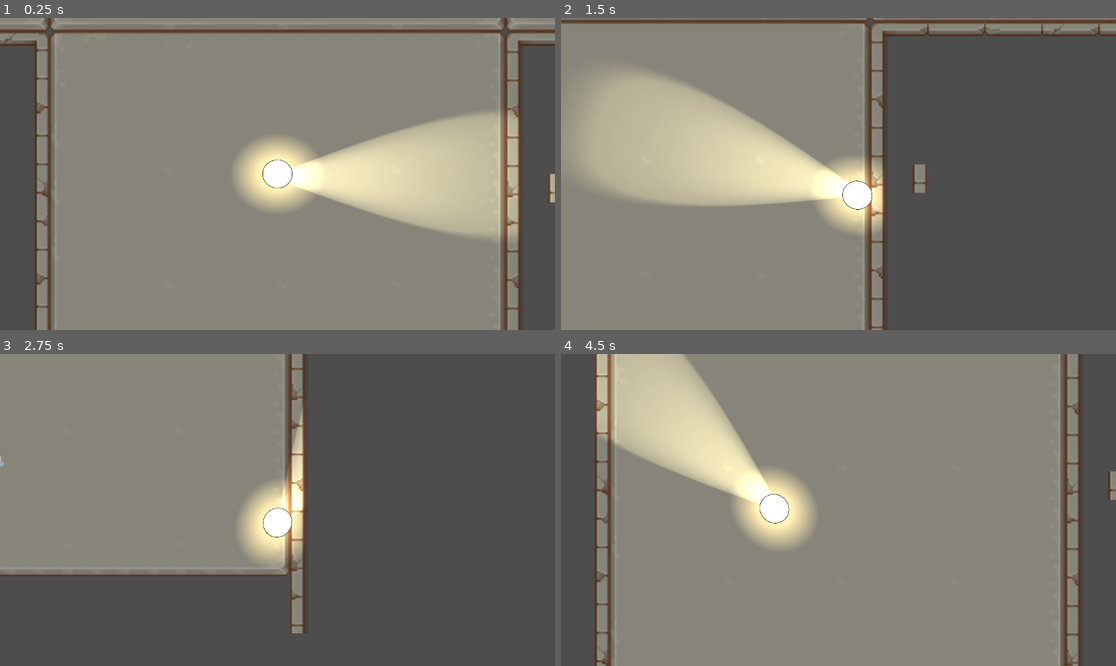
Above: before the commit, frames 1-4 (two rows, left to right).
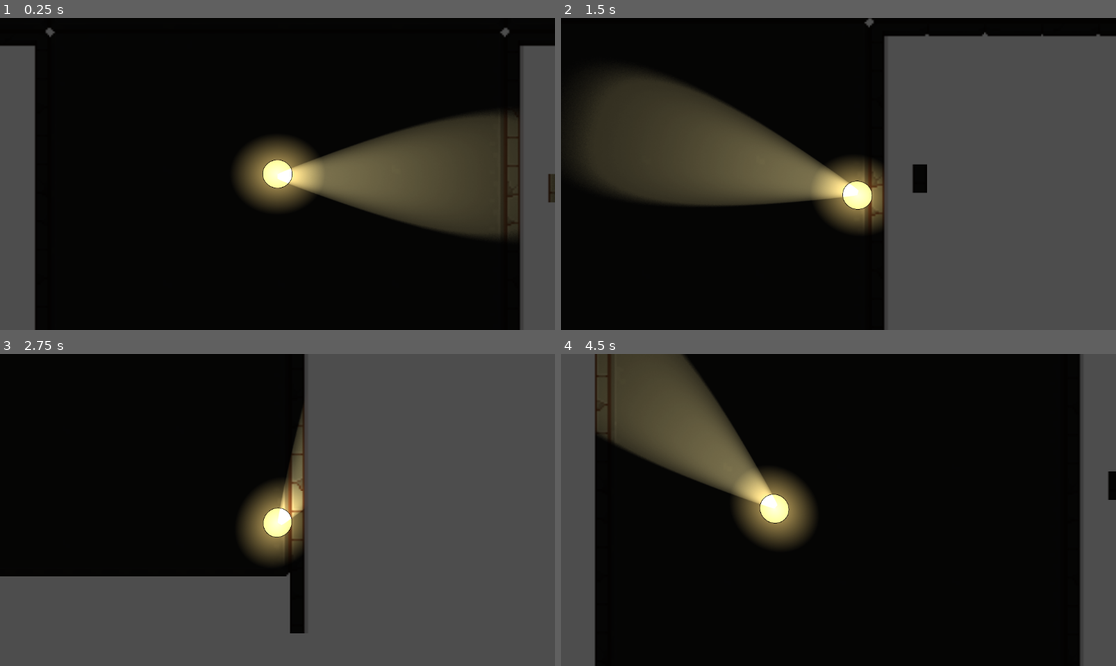
Above: after the commit, the same moments.

Repository: TheDivineAnt/My-game
Game: Godot game, scene res://test.tscn
Same seed, same stepped clock (60 frames per second), same inputs: the game is played once before the commit and once after it.
Inputs (mouse positions are in pixels of both pictures, inside the frame that each line leads up to):
- Up to frame 1 (0.25 s): no input
- Up to frame 2 (1.5 s): tap Enter at 0.5 s; move the mouse to (960, 158) at 0.52 s; hold D (right) 0.53-1.28 s; move the mouse to (727, 189) at 1.27 s; hold S (down) from 1.28 s (still down)
- Up to frame 3 (2.75 s): move the mouse to (333, 441) at 2.02 s; release S (down) at 2.03 s; hold D (right) from 2.03 s (still down)
- Up to frame 4 (4.5 s): move the mouse to (810, 572) at 2.77 s; release D (right) at 2.78 s; hold W (up) 2.78-3.53 s; move the mouse to (1005, 556) at 3.52 s; hold A (left) from 3.53 s (still down); move the mouse to (672, 463) at 4.27 s

The runs differ from the first frame. In frame 1, 89% of the frame differs, in the area x 0-100%, y 0-100%; in frame 2, 61%; in frame 3, 40%; in frame 4, 88%.
Error before the commit: Parse Error: Identifier "target" not declared in the current scope. (res://Scripts/enemy.gd:6)

Commit message:
Stable version
Issue with the torch ligh

Diff:
--- a/final-game/Scripts/enemy.gd
+++ /dev/null
@@ -1,9 +0,0 @@
-extends CharacterBody2D
-
-@onready var tergert=$"../Player"
-var speed=150
-func _physics_process(delta):
-	var direction=(target.position-position).normalized()
-	velocity=direction * speed
-	look_at(target.position)
-	move_and_slide()
--- a/final-game/test.tscn
+++ b/final-game/test.tscn
@@ -5,7 +5,6 @@
 [ext_resource type="PackedScene" uid="uid://bud4car2he60k" path="res://Scenes/player.tscn" id="4_ppyta"]
 [ext_resource type="Texture2D" uid="uid://b3sng6wtfma4t" path="res://Tilesheet/Pixel Art Top Down - Basic v1.2.3/Texture/TX Tileset Grass.png" id="5_g14j6"]
 [ext_resource type="Texture2D" uid="uid://d0fhylu6h6ay8" path="res://Tilesheet/Pixel Art Top Down - Basic v1.2.3/Texture/TX Tileset Stone Ground.png" id="5_ykrsh"]
-[ext_resource type="PackedScene" uid="uid://jo1myb24aey5" path="res://Scenes/enemy.tscn" id="6_g14j6"]
 
 [sub_resource type="OccluderPolygon2D" id="OccluderPolygon2D_ppyta"]
 polygon = PackedVector2Array(-8, -8, 8, -8, 8, 8, -8, 8)
@@ -1505,7 +1504,6 @@
 [node name="Player" parent="." unique_id=136096922 instance=ExtResource("4_ppyta")]
 
 [node name="CanvasModulate" type="CanvasModulate" parent="." unique_id=106546225]
-visible = false
 color = Color(0.03839717, 0.03839716, 0.038397186, 1)
 
 [node name="Tile maps" type="Node2D" parent="." unique_id=926378897]
@@ -1525,6 +1523,3 @@
 z_index = 6
 tile_map_data = PackedByteArray("AAAuAPT/AAAbAAQAAAAuAPX/AAAbAAUAAAAvAPH/AAAcAAEAAAAvAPL/AAAcAAIAAAAvAPP/AAAcAAMAAAAvAP …(1856 unchanged characters)…
 tile_set = SubResource("TileSet_g14j6")
-
-[node name="Enemy" parent="Tile maps" unique_id=3636412 instance=ExtResource("6_g14j6")]
-position = Vector2(-45, 141)
